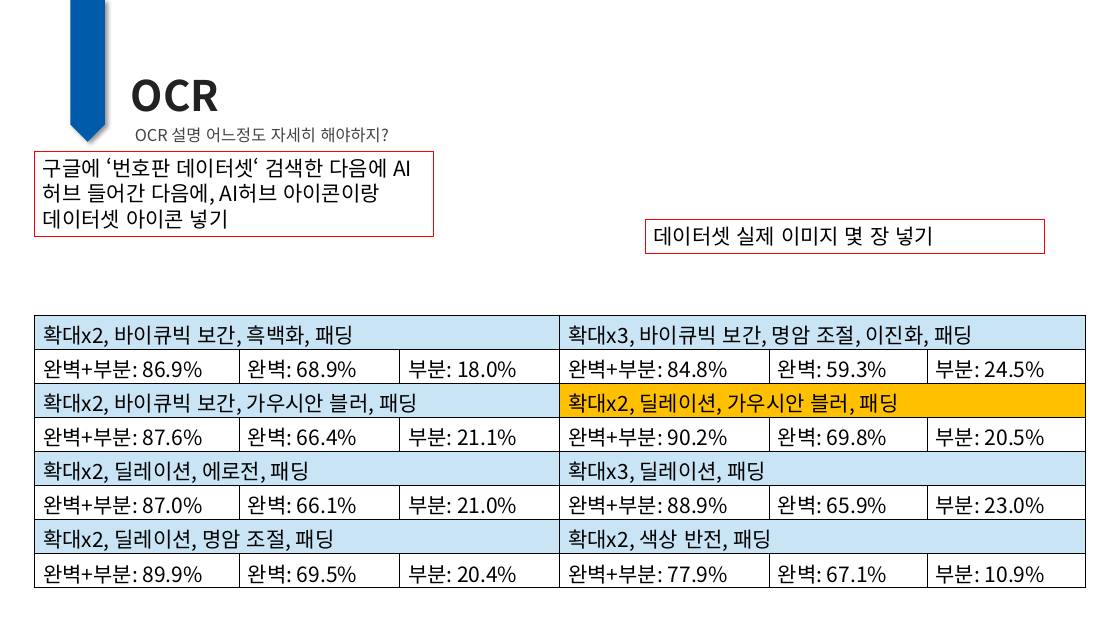
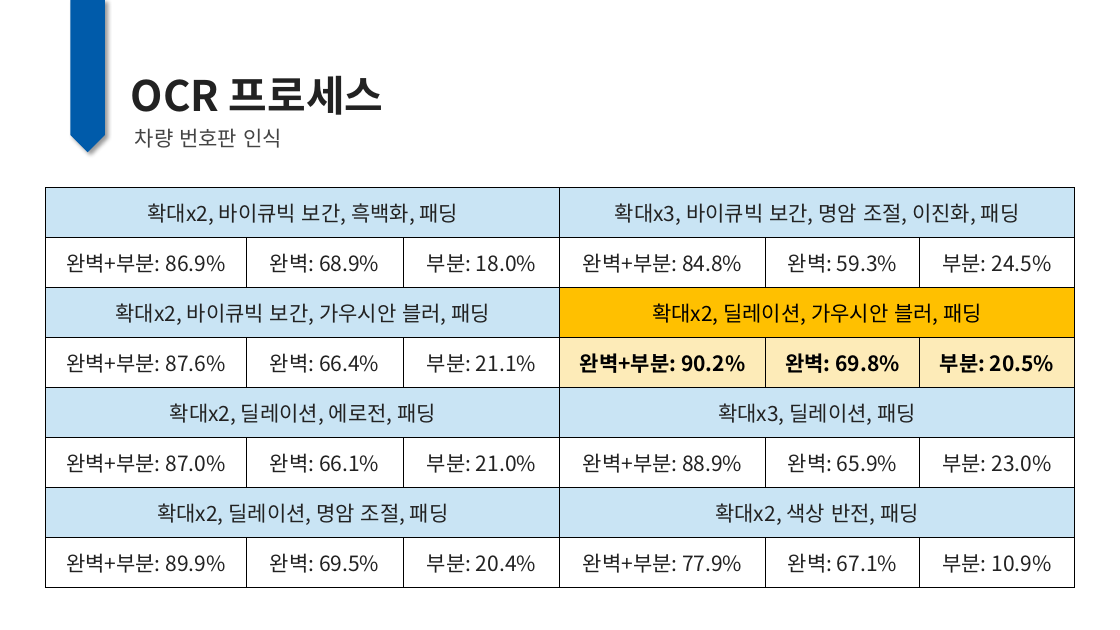
Before and after one commit to DongHyun0521/MBC_middle_project, a slide deck: slide 12 of etc/middle_ppt.pptx. Drawn at 1120x630 pixels with LibreOffice and Linux fonts; fonts in the diff are those of the drawing. Boxes give left, top, right and bottom in pixels: in the first picture for what was removed or moved away, otherwise in the second. Text is boxed around its words. In the diff, an @@ line names an element or a change of style, - is before the commit and + after.

```diff
--- a/etc/middle_ppt.pptx
+++ b/etc/middle_ppt.pptx
@@ pentagon arrow: place and size @@
-pentagon arrow at [71, 0, 105, 142]
+pentagon arrow at [71, 0, 105, 152]
@@ text at [131, 75, 384, 115]: text changed @@
-OCR
+OCR 프로세스
@@ text at [135, 128, 282, 148]: text changed; size 14 to 18 pt @@
-OCR 설명 어느정도 자세히 해야하지?
+차량 번호판 인식
@@ rectangle removed at [34, 151, 434, 236] @@
-구글에 ‘번호판 데이터셋‘ 검색한 다음에 AI허브 들어간 다음에, AI허브 아이콘이랑 데이터셋 아이콘 넣기
@@ table at [45, 188, 1074, 588] @@
@@ fill none to #FBB900 at 28% opacity in 3 cells @@
@@ text colour #000000 to #222222 in "확대x2, 바이큐빅 보간, 흑백화, 패딩", "확대x3, 바이큐빅 보간, 명암 조절, 이진화, 패딩", "완벽+부분: 86.9%", "완벽: 68.9%" and 24 more places @@
@@ bold on in "완벽+부분: 90.2%", "완벽: 69.8%", "부분: 20.5%" @@
@@ alignment left to centre @@
@@ table: place and size @@
-table at [34, 315, 1086, 588]
+table at [45, 188, 1074, 588]
@@ rectangle removed at [645, 219, 1044, 253] @@
-데이터셋 실제 이미지 몇 장 넣기
```
Also in this commit, not shown: 12 other slides changed, 1 slide added, 1 slide removed, 59 other files.
